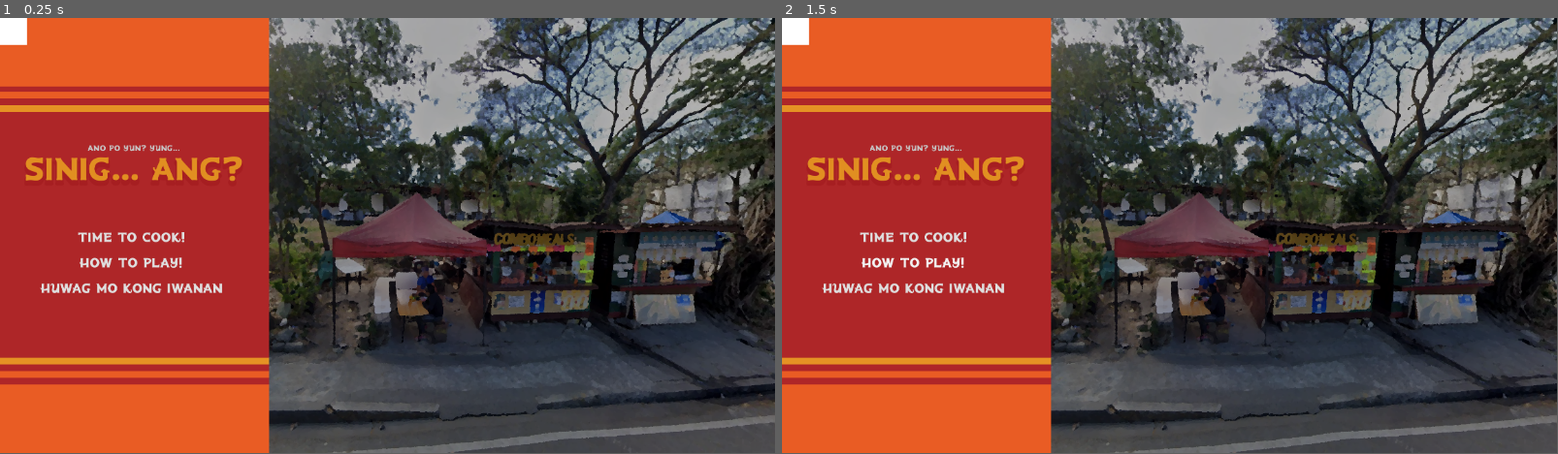
Above: before the commit, frames 1-2 (left to right).
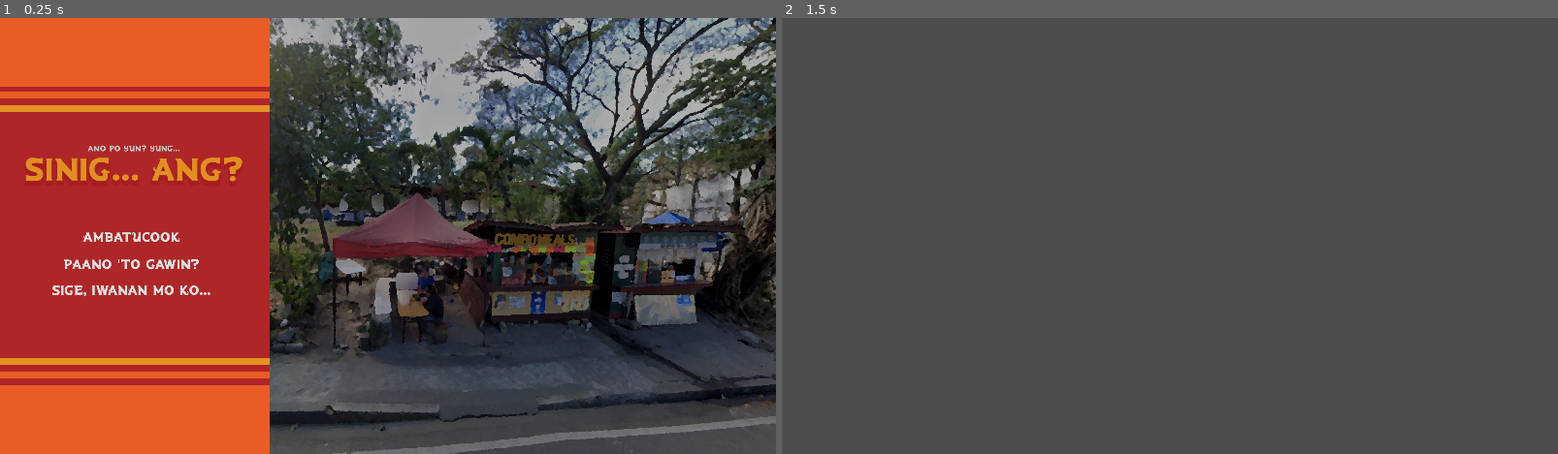
Above: after the commit, the same moments.

Repository: FlamingHerb/develup-chapter-1-quest
Game: Godot game, scene res://scenes/main_menu.tscn
Same seed, same stepped clock (60 frames per second), same inputs: the game is played once before the commit and once after it. Sound files missing from this copy of the repository are replaced by a short silence.
Inputs (mouse positions are in pixels of both pictures, inside the frame that each line leads up to):
- Up to frame 1 (0.25 s): no input
- Up to frame 2 (1.5 s): click "Time to cook!" (after the commit: "Ambatucook") at 0.5 s; click (913, 266) at 1.25 s, where only the run before the commit has a clickable "How to Play!"
In our replay, the window is 799x449 before the commit and 800x450 after it. These sizes can differ from the game's own. Grey fills any space a smaller window leaves; there, only what the larger window draws over its background counts as a difference.

The runs differ from the first frame. In frame 1, 7.1% of the frame differs, in the area x 0-100%, y 0-100%; in frame 2, 80%.

Commit message:
feat: added more stuff Resolves #1

Diff:
--- a/project.godot
+++ b/project.godot
@@ -11,6 +11,15 @@
 [application]
 
 config/name="Chapter 1 Quest"
+config/tags=PackedStringArray("my_work")
 run/main_scene="res://scenes/main_menu.tscn"
 config/features=PackedStringArray("4.3", "Forward Plus")
 config/icon="res://icon.svg"
+
+[autoload]
+
+AudioManager="*res://scenes/autoload/audio_manager.tscn"
+
+[display]
+
+window/stretch/mode="canvas_items"
--- /dev/null
+++ b/scenes/autoload/audio_manager.tscn
@@ -0,0 +1,14 @@
+[gd_scene load_steps=2 format=3 uid="uid://c28c444k0fmwr"]
+
+[ext_resource type="Script" path="res://scripts/audio_manager.gd" id="1_fowy0"]
+
+[node name="AudioManager" type="Node"]
+script = ExtResource("1_fowy0")
+
+[node name="BGM" type="AudioStreamPlayer" parent="."]
+unique_name_in_owner = true
+
+[node name="BGS" type="AudioStreamPlayer" parent="."]
+unique_name_in_owner = true
+
+[node name="SFX" type="Node" parent="."]
--- /dev/null
+++ b/scenes/game_main.tscn
@@ -0,0 +1,6 @@
+[gd_scene load_steps=2 format=3 uid="uid://b8ww0a1pvgtar"]
+
+[ext_resource type="Script" path="res://scripts/game_main.gd" id="1_3ull0"]
+
+[node name="GameMain" type="Node"]
+script = ExtResource("1_3ull0")
--- a/scenes/main_menu.tscn
+++ b/scenes/main_menu.tscn
@@ -1,12 +1,14 @@
-[gd_scene load_steps=5 format=3 uid="uid://dmdqtndi6rkpv"]
+[gd_scene load_steps=6 format=3 uid="uid://dmdqtndi6rkpv"]
 
 [ext_resource type="Texture2D" uid="uid://byal6h856ynn0" path="res://graphics/titlescreen.png" id="1_8yg3x"]
 [ext_resource type="Script" path="res://scripts/main_menu.gd" id="1_pqmpq"]
 [ext_resource type="FontFile" uid="uid://7dxyuf2yu41a" path="res://fonts/pipanganan.otf" id="2_eofru"]
-[ext_resource type="Theme" uid="uid://crdqpfrvvr1aj" path="res://scenes/themes/title_menu_button.tres" id="3_asjet"]
+[ext_resource type="PackedScene" uid="uid://b8ww0a1pvgtar" path="res://scenes/game_main.tscn" id="2_tokvt"]
+[ext_resource type="PackedScene" uid="uid://68su2xs0crgu" path="res://scenes/main_menu_comp/button.tscn" id="5_0ggim"]
 
 [node name="MainMenu" type="Node"]
 script = ExtResource("1_pqmpq")
+game_scene = ExtResource("2_tokvt")
 
 [node name="TitleScreen" type="TextureRect" parent="."]
 modulate = Color(0.691357, 0.691357, 0.691357, 1)
@@ -135,21 +137,18 @@
 grow_vertical = 2
 theme_override_constants/separation = 20
 
-[node name="StartGame" type="Button" parent="MainMenuList"]
+[node name="StartGame" parent="MainMenuList" instance=ExtResource("5_0ggim")]
 layout_mode = 2
-theme = ExtResource("3_asjet")
-text = "Time to cook!"
+text = "Ambatucook"
 
-[node name="HowToPlay" type="Button" parent="MainMenuList"]
+[node name="HowToPlay" parent="MainMenuList" instance=ExtResource("5_0ggim")]
 layout_mode = 2
-theme = ExtResource("3_asjet")
-text = "How to Play!"
+text = "Paano 'to gawin?"
 
-[node name="QuitGame" type="Button" parent="MainMenuList"]
+[node name="QuitGame" parent="MainMenuList" instance=ExtResource("5_0ggim")]
 layout_mode = 2
-theme = ExtResource("3_asjet")
-text = "Huwag mo kong iwanan"
+text = "sige, iwanan mo ko..."
 
-[node name="ColorRect" type="ColorRect" parent="."]
-offset_right = 40.0
-offset_bottom = 40.0
+[connection signal="pressed" from="MainMenuList/StartGame" to="." method="_on_start_game_pressed"]
+[connection signal="pressed" from="MainMenuList/HowToPlay" to="." method="_on_how_to_play_pressed"]
+[connection signal="pressed" from="MainMenuList/QuitGame" to="." method="_on_quit_game_pressed"]
--- /dev/null
+++ b/scenes/main_menu_comp/button.tscn
@@ -0,0 +1,36 @@
+[gd_scene load_steps=4 format=3 uid="uid://68su2xs0crgu"]
+
+[ext_resource type="Theme" uid="uid://crdqpfrvvr1aj" path="res://scenes/themes/title_menu_button.tres" id="1_1l4sf"]
+[ext_resource type="Script" path="res://scripts/main_menu_comp/button.gd" id="2_sbmqy"]
+[ext_resource type="Texture2D" uid="uid://bwv65dqnulres" path="res://graphics/main_menu/prompt_hover.png" id="2_tafd6"]
+
+[node name="Button" type="Button"]
+size_flags_horizontal = 4
+theme = ExtResource("1_1l4sf")
+text = "asdasdasdasdasd"
+script = ExtResource("2_sbmqy")
+
+[node name="HoverLeft" type="TextureRect" parent="."]
+visible = false
+layout_mode = 0
+offset_left = -30.0
+offset_top = -2.0
+offset_right = -13.0
+offset_bottom = 15.0
+texture = ExtResource("2_tafd6")
+expand_mode = 2
+stretch_mode = 4
+
+[node name="HoverRight" type="TextureRect" parent="."]
+visible = false
+layout_mode = 0
+offset_left = 222.0
+offset_top = -2.0
+offset_right = 239.0
+offset_bottom = 15.0
+texture = ExtResource("2_tafd6")
+expand_mode = 2
+stretch_mode = 4
+
+[connection signal="mouse_entered" from="." to="." method="_on_mouse_entered"]
+[connection signal="mouse_exited" from="." to="." method="_on_mouse_exited"]
--- /dev/null
+++ b/scripts/audio_manager.gd
@@ -0,0 +1,100 @@
+#===============================================================================
+# Least insane RPG Maker dickriding
+#===============================================================================
+extends Node
+
+signal is_call_finished
+
+@onready var background_music = %BGM
+@onready var background_sound = %BGS
+@onready var sound_effect_queue = $SFX
+
+# Called when the node enters the scene tree for the first time.
+func _ready():
+	pass # Replace with function body.
+
+
+# Called every frame. 'delta' is the elapsed time since the previous frame.
+func _process(_delta):
+	pass
+
+#region BGM
+## Plays BGM. Replaces if BGM currently playing.
+func bgm_play(path: String, volume: float = 0):
+	var new_music = load(path)
+
+	# Check if BGM is the same
+	if background_music.stream == new_music:
+		print("The same music.")
+		return
+
+	# Switches BGM.
+	if background_music.playing:
+		bgm_stop()
+
+	background_music.stream = load(path)
+	background_music.stream.loop = true
+
+	background_music.volume_db = volume
+	background_music.play()
+
+## Stops BGM, as expected.
+func bgm_stop(fade: int = 0):
+	var tween = get_tree().create_tween()
+	tween.tween_property(background_music, "volume_db", -80, fade)
+	await tween.finished
+
+	background_music.stop()
+	background_music.volume_db = 0
+	background_music.stream = null
+
+
+#endregion
+
+#region BGS
+## Plays BGS. Replaces if BGS currently playing.
+func bgs_play(path: String):
+	var new_music = load(path)
+
+	# Check if BGM is the same
+	if background_sound.stream == new_music:
+		print("The same music.")
+		return
+
+	# Switches BGM.
+	if background_sound.playing:
+		bgs_stop()
+
+	background_sound.stream = load(path)
+	background_sound.stream.loop = true
+	background_sound.play()
+
+## Stops BGS, as expected.
+func bgs_stop():
+	background_sound.stop()
+	background_sound.stream = null
+
+func bgs_volume(volume: float):
+	AudioServer.set_bus_volume_db(AudioServer.get_bus_index("BGS"),linear_to_db(volume))
+#endregion
+
+#region SFX
+func sfx_play(path: String):
+	var sfx = AudioStreamPlayer.new()
+	sound_effect_queue.add_child(sfx)
+	sfx.finished.connect(_sfx_free.bind(sfx))
+	sfx.bus = &"SFX"
+
+	#print("Working")
+
+	sfx.stream = load(path)
+	sfx.play()
+
+func _sfx_free(sfx_node):
+	sfx_node.queue_free()
+#endregion
+
+func dizzy_changer(value: bool):
+	AudioServer.set_bus_effect_enabled(AudioServer.get_bus_index("BGS"), 0, value)
+	AudioServer.set_bus_effect_enabled(AudioServer.get_bus_index("SFX"), 0, value)
+	AudioServer.set_bus_effect_enabled(AudioServer.get_bus_index("BGM"), 0, value)
--- /dev/null
+++ b/scripts/game_main.gd
@@ -0,0 +1,11 @@
+extends Node
+
+
+# Called when the node enters the scene tree for the first time.
+func _ready() -> void:
+	pass # Replace with function body.
+
+
+# Called every frame. 'delta' is the elapsed time since the previous frame.
+func _process(delta: float) -> void:
+	pass
--- a/scripts/main_menu.gd
+++ b/scripts/main_menu.gd
@@ -1,11 +1,27 @@
 extends Node
 
+@export var game_scene: PackedScene
 
-# Called when the node enters the scene tree for the first time.
+#===============================================================================
+# Engine Signature/Signals functions
+#===============================================================================
+
 func _ready() -> void:
-	pass # Replace with function body.
-
+	AudioManager.bgm_play("res://audio/csd2_mainmenu_c.ogg")
 
 # Called every frame. 'delta' is the elapsed time since the previous frame.
 func _process(delta: float) -> void:
 	pass
+
+func _on_start_game_pressed() -> void:
+	get_tree().change_scene_to_packed(game_scene)
+
+func _on_how_to_play_pressed() -> void:
+	pass # Replace with function body.
+
+func _on_quit_game_pressed() -> void:
+	pass # Replace with function body.
+
+#===============================================================================
+# Custom functions
+#===============================================================================
--- /dev/null
+++ b/scripts/main_menu_comp/button.gd
@@ -0,0 +1,28 @@
+
+extends Button
+
+@onready var button_size = size.x
+@onready var hover_left = $HoverLeft
+@onready var hover_right = $HoverRight
+
+#===============================================================================
+# Engine Signature/Signals functions
+#===============================================================================
+func _ready() -> void:
+	_correct_hover_position()
+
+func _on_mouse_entered() -> void:
+	_change_prompt_visibility(true)
+
+func _on_mouse_exited() -> void:
+	_change_prompt_visibility(false)
+
+#===============================================================================
+# Custom functions
+#===============================================================================
+func _correct_hover_position() -> void:
+	hover_right.position.x = button_size + 12
+
+func _change_prompt_visibility(value: bool) -> void:
+	hover_left.visible = value
+	hover_right.visible = value
Not shown, added: audio/csd2_mainmenu_c.ogg.import
Binary file added: graphics/main_menu/prompt_hover.png
Not shown, added: graphics/main_menu/prompt_hover.png.import
Not shown, added: audio/csd2_mainmenu_c.ogg
